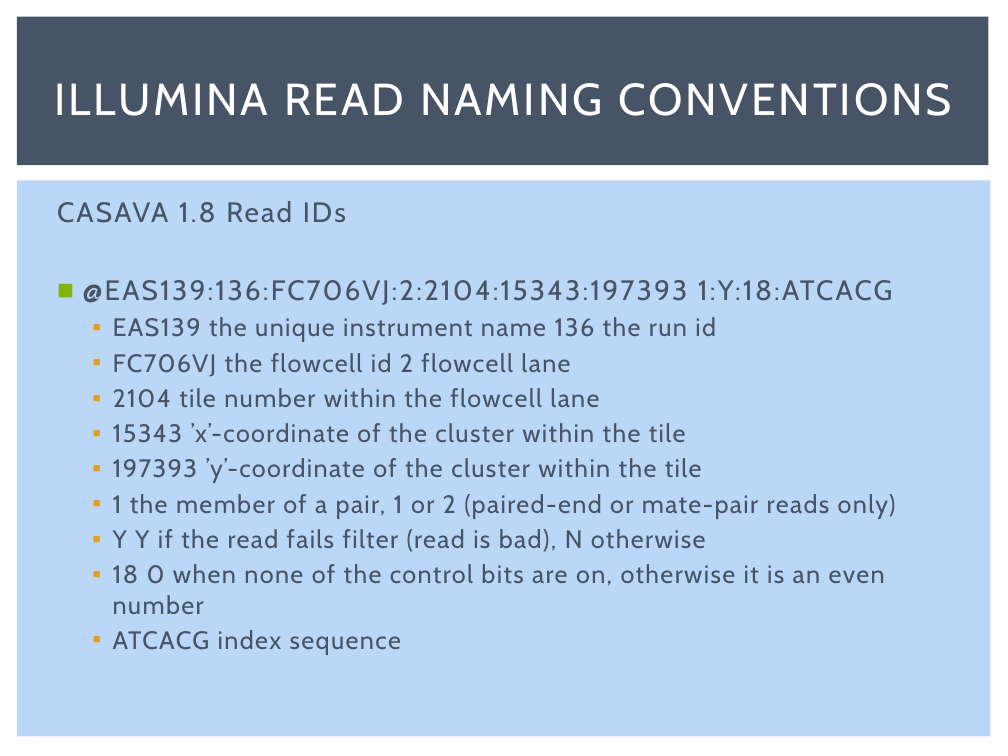
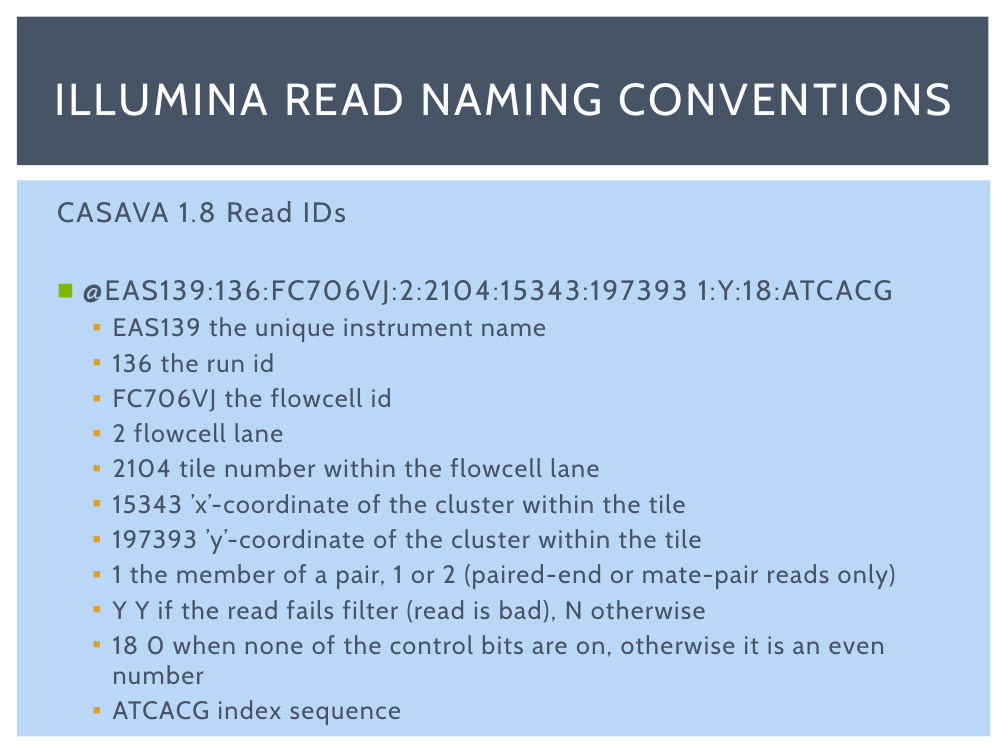
Before and after one commit to msettles/Workshop_RNAseq, a slide deck: slide 53 of powerpoints/RNA-seq-Piracicaba2015.pptx. Drawn at 1008x756 pixels with LibreOffice and Linux fonts; fonts in the diff are those of the drawing. Boxes give left, top, right and bottom in pixels: in the first picture for what was removed or moved away, otherwise in the second. Text is boxed around its words. In the diff, an @@ line names an element or a change of style, - is before the commit and + after.

```diff
--- a/powerpoints/RNA-seq-Piracicaba2015.pptx
+++ b/powerpoints/RNA-seq-Piracicaba2015.pptx
@@ text at [113, 317, 546, 442]: text changed @@
-  ▪ EAS139 the unique instrument name 136 the run id
-  ▪ FC706VJ the flowcell id 2 flowcell lane
+  ▪ EAS139 the unique instrument name
+  ▪ 136 the run id
+  ▪ FC706VJ the flowcell id
+  ▪ 2 flowcell lane
```
Also in this commit, not shown: 4 other slides changed, 2 slides added, 1 other file.
